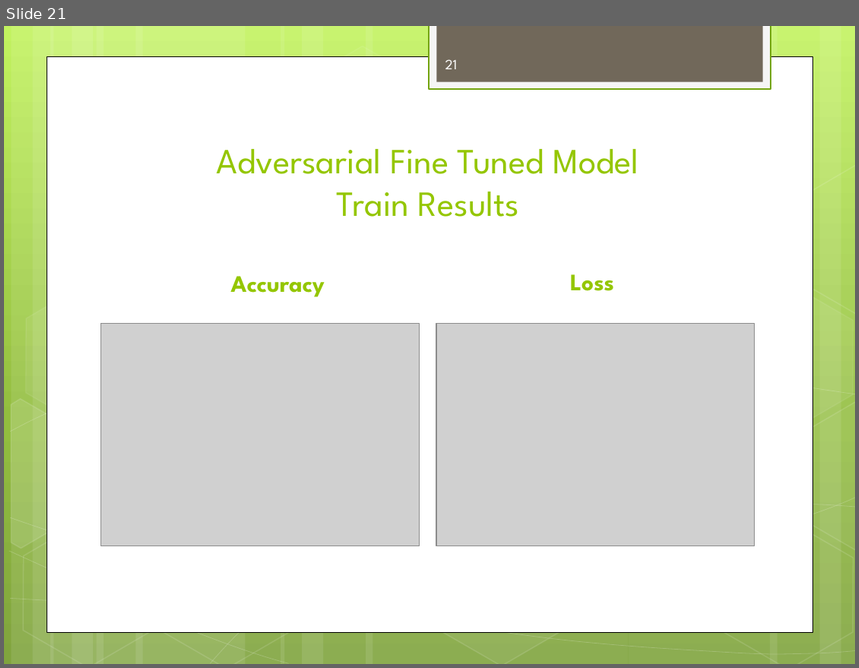
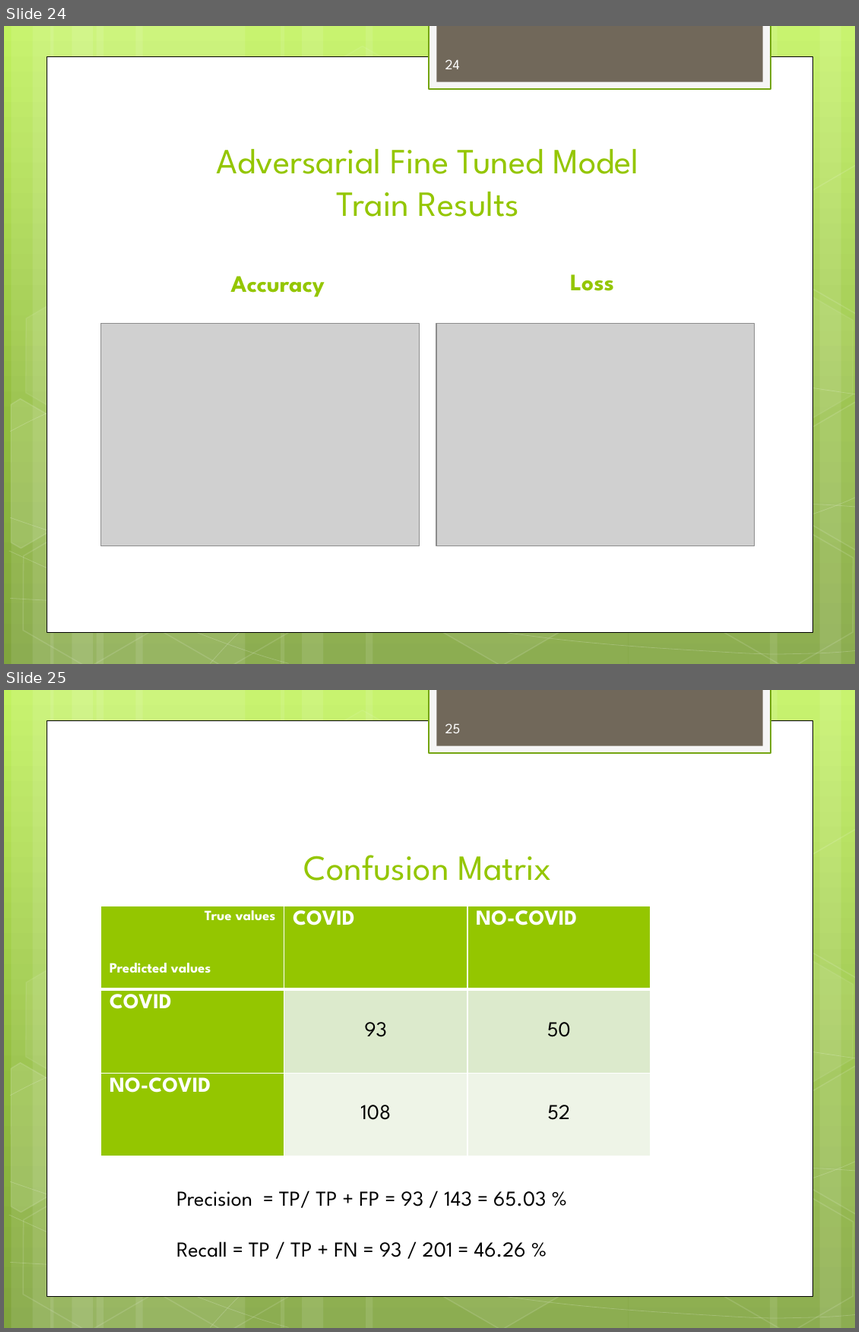
Before and after one commit to RaiMar96/AdversarialAttacksAndInterpretability-covid-chestxray-, a slide deck: docs/ProjectOverview.pptx. Shown one above the other, each under a label of ours: slide 21 before the commit, slides 24 and 25 after it. The pictures are 859x668 and 859x1332 pixels, drawn with LibreOffice and Linux fonts; fonts in the diff are those of the drawing; grey boxes stand for pictures. Boxes give left, top, right and bottom in pixels: in the first picture for what was removed or moved away, otherwise in the second. Text is boxed around its words. In the diff, an @@ line names an element or a change of style, - is before the commit and + after.

```diff
--- a/docs/ProjectOverview.pptx
+++ b/docs/ProjectOverview.pptx
@@ slide 25 added at box(4, 690, 855, 1328), background gradient #C3F35F to #93BF3F to #81A53E; not listed: 31 template elements that a slide beside it also shows @@
@@ page number added at box(446, 723, 461, 733), 12 pt, text #FEFEFE @@
+25
@@ title added at box(304, 855, 552, 881), 30 pt, text #94C600 @@
+Confusion Matrix
@@ table added at box(101, 906, 650, 1167), 3 rows, 3 columns @@
+True values / Predicted values | COVID | NO-COVID
+COVID | 93 | 50
+NO-COVID | 108 | 52
@@ text added at box(177, 1191, 546, 1258), 18 pt, text #000000 @@
+Precision = TP/ TP + FP = 93 / 143 = 65.03 %
+Recall = TP / TP + FN = 93 / 201 = 46.26 %
@@ what was slide 21 is now slide 24 @@
@@ page number at box(446, 59, 460, 69): text changed @@
-21
+24
```
Also in this commit, not shown: 6 slides changed, 8 other slides added, 3 slides removed, 2 other files.
